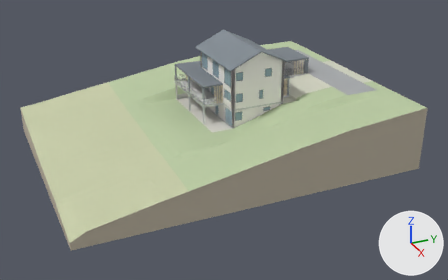
The glTF model public/models/Schaffernak_Haus_C.glb: old version first, new version second.
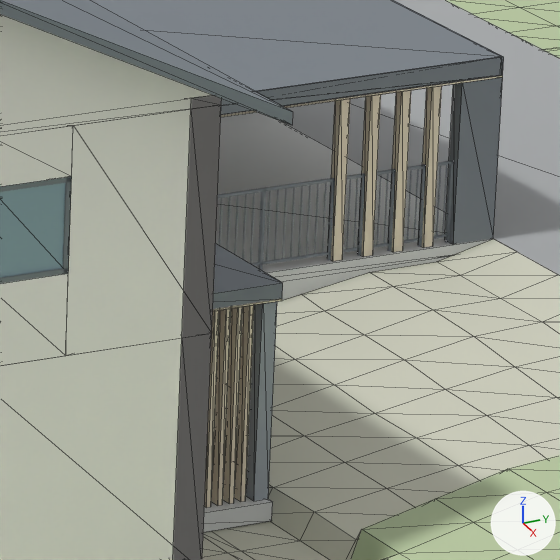
The first picture shows the older version from a 50 mm lens placed at (81.9, -33.1, 31.1), pointed at (8.2, 0.1, -5.7). The close-ups show the older and then the newer version on the part from 59% to 70% of the width and 19% to 36% of the height of that picture. Only the edits that show in the close-ups are written down. Lighting does not change. The marker at lower right points along +X, +Y and +Z. The close-ups show mesh edges as thin lines. Vertices at exactly the same position are counted once.

The first close-up shows 'Carport_Boden', 'Carport_Dach', 'Carport_Eckwand_Eingangsseite', 'Carport_Holzstuetze_Eingangsseite_1', 'Carport_Holzstuetze_Eingangsseite_2', 'Carport_Holzstuetze_Eingangsseite_3', 'Carport_Holzstuetze_Eingangsseite_4', 'EG_right_Wand4', 'Entwurf_Holzstuetze_Eingang_1', 'Entwurf_Holzstuetze_Eingang_2', 'Foto_Gelaende_Rueckseite', 'Foto_Gelaende_Seitliche_Gruenflaeche', 'Giebel_10.7203504333495', 'OG_right_Glas0', 'OG_right_Wand4', 'OG_right_unten3', 'Satteldach_1', 'Strasse_parallel_zum_Haus_schematisch' and 61 more.
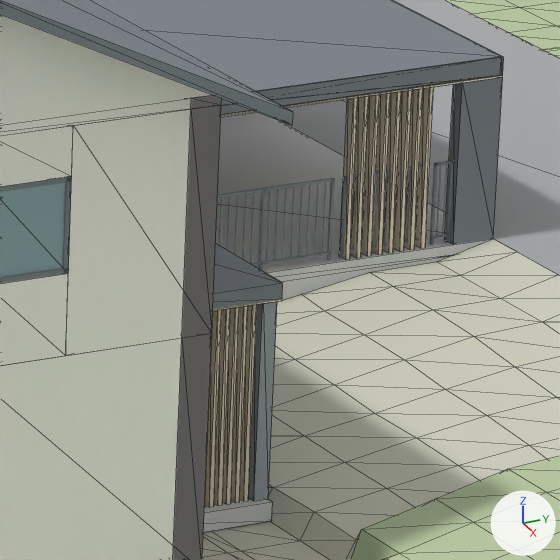
What changed in the scene script:
```text
Change me_carport_holzstuetze_eingangsseite_1:
    remove me_carport_holzstuetze_eingangsseite_1.from_pydata(...)  # 8 vertices, 12 faces; spans x 4.21..4.35, y 14.83..14.97, z 1.0..3.2
    add me_carport_holzstuetze_eingangsseite_1.from_pydata(...)  # 8 vertices, 12 faces; spans x 4.2..4.36, y 14.78..14.85, z 1.0..3.2
    me_carport_holzstuetze_eingangsseite_1 part 1: the whole mesh is scaled about its middle by (1.14, 0.429, 1), then moved by (0.0, -0.09, 0.0)
Change me_carport_holzstuetze_eingangsseite_2:
    remove me_carport_holzstuetze_eingangsseite_2.from_pydata(...)  # 8 vertices, 12 faces; spans x 4.21..4.35, y 14.38..14.52, z 1.0..3.2
    add me_carport_holzstuetze_eingangsseite_2.from_pydata(...)  # 8 vertices, 12 faces; spans x 4.2..4.36, y 14.62..14.69, z 1.0..3.2
    me_carport_holzstuetze_eingangsseite_2 part 2: the whole mesh is scaled about its middle by (1.14, 0.429, 1), then moved by (0.0, 0.2, 0.0)
Change me_carport_holzstuetze_eingangsseite_3:
    remove me_carport_holzstuetze_eingangsseite_3.from_pydata(...)  # 8 vertices, 12 faces; spans x 4.21..4.35, y 13.93..14.07, z 1.0..3.2
    add me_carport_holzstuetze_eingangsseite_3.from_pydata(...)  # 8 vertices, 12 faces; spans x 4.2..4.36, y 14.47..14.52, z 1.0..3.2
    me_carport_holzstuetze_eingangsseite_3 part 3: the whole mesh is scaled about its middle by (1.14, 0.429, 1), then moved by (0.0, 0.49, 0.0)
Change me_carport_holzstuetze_eingangsseite_4:
    remove me_carport_holzstuetze_eingangsseite_4.from_pydata(...)  # 8 vertices, 12 faces; spans x 4.21..4.35, y 13.48..13.62, z 1.0..3.2
    add me_carport_holzstuetze_eingangsseite_4.from_pydata(...)  # 8 vertices, 12 faces; spans x 4.2..4.36, y 14.31..14.36, z 1.0..3.2
    me_carport_holzstuetze_eingangsseite_4 part 4: the whole mesh is scaled about its middle by (1.14, 0.429, 1), then moved by (0.0, 0.79, 0.0)
Change me_entwurf_holzstuetze_eingang_1:
    remove me_entwurf_holzstuetze_eingang_1.from_pydata(...)  # 8 vertices, 12 faces; spans x 9.0..9.16, y 9.46..9.52, z -0.05..2.55
    add me_entwurf_holzstuetze_eingang_1.from_pydata(...)  # 8 vertices, 12 faces; spans x 9.0..9.16, y 9.5..9.56, z -0.05..2.55
    me_entwurf_holzstuetze_eingang_1 part 5: the whole mesh is moved by (0.0, 0.04, 0.0)
Change me_entwurf_holzstuetze_eingang_2:
    remove me_entwurf_holzstuetze_eingang_2.from_pydata(...)  # 8 vertices, 12 faces; spans x 9.0..9.16, y 9.3..9.36, z -0.05..2.55
    add me_entwurf_holzstuetze_eingang_2.from_pydata(...)  # 8 vertices, 12 faces; spans x 9.0..9.16, y 9.38..9.44, z -0.05..2.55
    me_entwurf_holzstuetze_eingang_2 part 6: the whole mesh is moved by (0.0, 0.08, 0.0)
Add ob_carport_holzstuetze_eingangsseite_8:
    ob_carport_holzstuetze_eingangsseite_8 = bpy.data.objects.new('Carport_Holzstuetze_Eingangsseite_8', me_carport_holzstuetze_eingangsseite_8)  # a box spanning x 4.2..4.36, y 13.66..13.72, z 1.0..3.2; in mat_material_13 (pale yellow #e7dbc4)
    ob_carport_holzstuetze_eingangsseite_8.location = (0.0, 0.0, 0.0)
Add ob_carport_holzstuetze_eingangsseite_7:
    ob_carport_holzstuetze_eingangsseite_7 = bpy.data.objects.new('Carport_Holzstuetze_Eingangsseite_7', me_carport_holzstuetze_eingangsseite_7)  # a box spanning x 4.2..4.36, y 13.82..13.88, z 1.0..3.2; in mat_material_13 (pale yellow #e7dbc4)
    ob_carport_holzstuetze_eingangsseite_7.location = (0.0, 0.0, 0.0)
Add ob_carport_holzstuetze_eingangsseite_6:
    ob_carport_holzstuetze_eingangsseite_6 = bpy.data.objects.new('Carport_Holzstuetze_Eingangsseite_6', me_carport_holzstuetze_eingangsseite_6)  # a box spanning x 4.2..4.36, y 13.98..14.04, z 1.0..3.2; in mat_material_13 (pale yellow #e7dbc4)
    ob_carport_holzstuetze_eingangsseite_6.location = (0.0, 0.0, 0.0)
Add ob_carport_holzstuetze_eingangsseite_5:
    ob_carport_holzstuetze_eingangsseite_5 = bpy.data.objects.new('Carport_Holzstuetze_Eingangsseite_5', me_carport_holzstuetze_eingangsseite_5)  # a box spanning x 4.2..4.36, y 14.14..14.2, z 1.0..3.2; in mat_material_13 (pale yellow #e7dbc4)
    ob_carport_holzstuetze_eingangsseite_5.location = (0.0, 0.0, 0.0)
```

Boxes (x1, y1, x2, y2) around the edits, measured in the close-ups (560 x 560 px):
'Carport_Holzstuetze_Eingangsseite_3', moved, rescaled
    before: (361, 94, 381, 257)
    after: (393, 90, 412, 252)
'Carport_Holzstuetze_Eingangsseite_2', moved, rescaled
    before: (392, 90, 411, 252)
    after: (404, 89, 423, 250)
'Carport_Holzstuetze_Eingangsseite_4', moved, rescaled
    before: (331, 99, 350, 261)
    after: (383, 92, 401, 253)
'Entwurf_Holzstuetze_Eingang_2', moved
    before: (223, 307, 242, 504)
    after: (231, 306, 248, 503)
'Carport_Holzstuetze_Eingangsseite_1', moved, rescaled
    before: (422, 86, 442, 248)
    after: (415, 87, 434, 248)
'Entwurf_Holzstuetze_Eingang_1', moved
    before: (234, 305, 254, 502)
    after: (240, 305, 257, 501)
'Carport_Holzstuetze_Eingangsseite_6', added
    after: (361, 95, 380, 256)
'Carport_Holzstuetze_Eingangsseite_7', added
    after: (350, 96, 369, 258)
'Carport_Holzstuetze_Eingangsseite_5', added
    after: (373, 93, 390, 255)
'Carport_Holzstuetze_Eingangsseite_8', added
    after: (343, 98, 358, 260)
'Entwurf_Holzstuetze_Eingang_5', unchanged, uncovered by the edit
    after: (205, 310, 222, 507)
